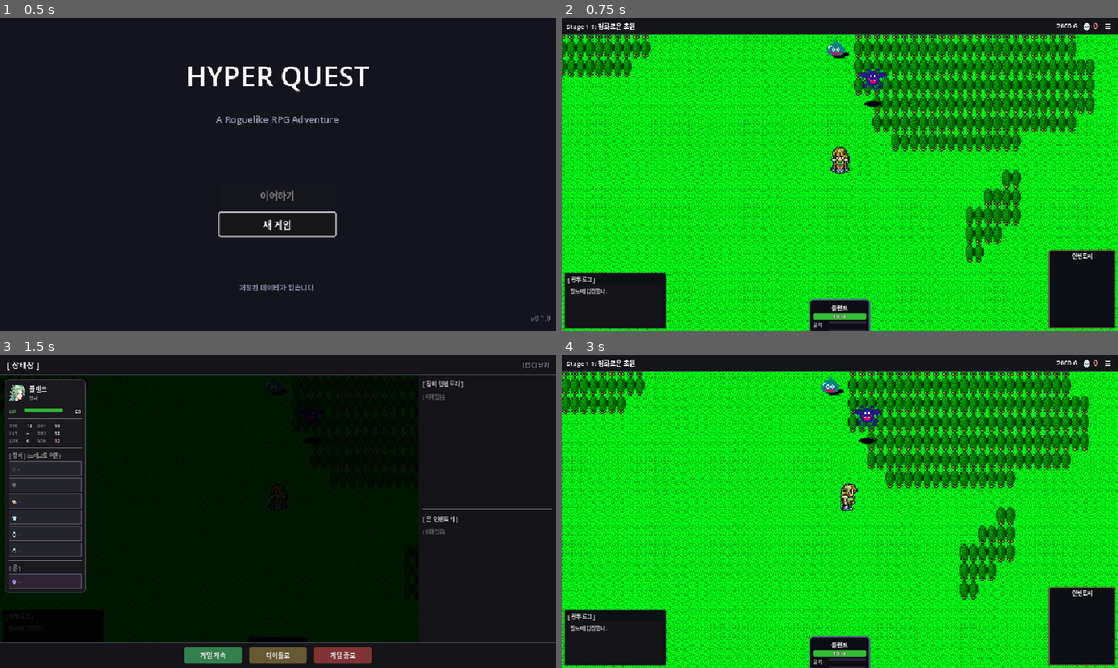
Above: before the commit, frames 1-4 (two rows, left to right).
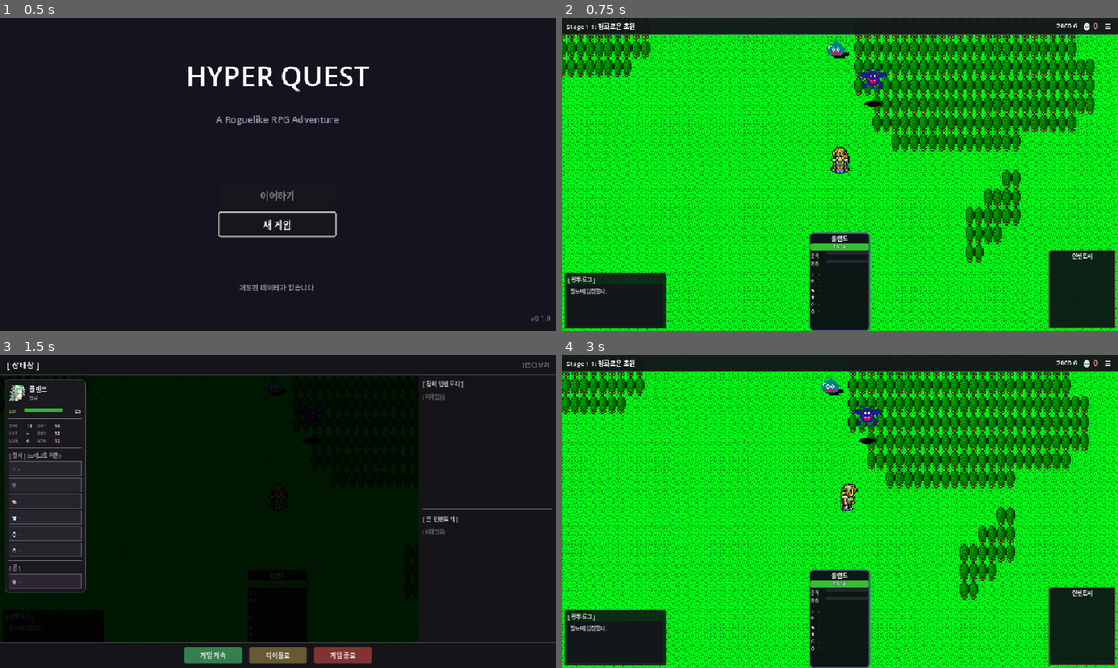
Above: after the commit, the same moments.

Repository: limmmmmmn/Appears-Appears
Game: Godot game, scene res://scenes/main/Main.tscn
Two runs of this game, one before a commit and one after it. Both use one fixed random seed, a clock stepped at 60 frames per second and the inputs below.
Inputs (mouse positions are in pixels of both pictures, inside the frame that each line leads up to):
- Up to frame 1 (0.5 s): no input
- Up to frame 2 (0.75 s): click "새 게임" at 0.5 s
- Up to frame 3 (1.5 s): click "☰" at 1.25 s
- Up to frame 4 (3 s): click "게임 계속" at 2 s; tap Enter at 2.75, 2.85 s; move the mouse to (962, 495) at 2.77 s; hold Right (ui_right) from 2.78 s (still down); click (962, 495) at 2.92 s

Frame 1 is identical in both runs. In frame 2, 3.5% of the frame differs, in the area x 0-88%, y 68-100%; in frame 3, less than 0.1%; in frame 4, 3.5%.

Commit message:
fix: 중복 HUD로 인한 파티 카드 겹침 문제 해결
- Field.gd: 씬에 이미 존재하는 HUD 노드를 재사용하도록 변경
- 기존에는 "CanvasLayer" 노드를 찾았지만, 실제 노드 이름은 "HUD"
- 이로 인해 두 개의 FieldHUD(두 개의 BottomPartyCards)가 생성됨
- BottomPartyCards 간소화 (래퍼/hover 애니메이션 제거)

https://claude.ai/code/session_01HMJ2TZbvfDboco6XHexxSY

Diff:
--- a/scripts/scenes/Field.gd
+++ b/scripts/scenes/Field.gd
@@ -89,14 +89,19 @@
 
 
 func _setup_systems() -> void:
-	# HUD
-	var old_hud = get_node_or_null("CanvasLayer")
-	if old_hud:
-		old_hud.queue_free()
-
-	hud = hud_scene.instantiate() as FieldHUD
-	add_child(hud)
-	hud.menu_pressed.connect(_on_menu_pressed)
+	# HUD - 씬에 이미 존재하는 HUD 노드를 재사용하거나 새로 생성
+	var existing_hud = get_node_or_null("HUD")
+	if existing_hud and existing_hud is FieldHUD:
+		hud = existing_hud as FieldHUD
+	else:
+		# 혹시 다른 이름으로 존재할 경우 제거
+		var old_hud = get_node_or_null("CanvasLayer")
+		if old_hud:
+			old_hud.queue_free()
+		hud = hud_scene.instantiate() as FieldHUD
+		add_child(hud)
+	if not hud.menu_pressed.is_connected(_on_menu_pressed):
+		hud.menu_pressed.connect(_on_menu_pressed)
 
 	# 게임오버 UI
 	game_over_ui = GameOverUI.new()
--- a/scripts/ui/field/BottomPartyCards.gd
+++ b/scripts/ui/field/BottomPartyCards.gd
@@ -1,7 +1,6 @@
 extends Control
 class_name BottomPartyCards
-## 하단 파티 카드 UI - 파티원당 개별 카드
-## 평소에는 상단만 보이고, 마우스 hover시 위로 튀어나옴
+## 하단 파티 카드 UI - 파티원당 개별 카드 (간소화 버전)
 
 const SLOT_ICONS := {"main_hand": "⚔", "off_hand": "🛡", "head": "👒", "body": "👕", "acc1": "💍", "acc2": "💍"}
 const SLOT_ORDER := ["main_hand", "off_hand", "head", "body", "acc1", "acc2"]
@@ -9,9 +8,7 @@
 # 카드 크기
 const CARD_WIDTH := 105
 const CARD_HEIGHT := 170
-const CARD_VISIBLE_HEIGHT := 58  # 평소 보이는 높이 (이름 + HP + 공격바)
 const CARD_SPACING := 6
-const HOVER_OFFSET := 115  # 마우스 hover시 올라가는 높이
 
 # 색상
 const HP_COLOR_HIGH := Color(0.2, 0.75, 0.2)
@@ -24,29 +21,25 @@
 # 씬에서 가져오는 노드
 @onready var cards_container: HBoxContainer = %CardsContainer
 
-# 카드 데이터
+# 카드 데이터 (간소화)
 class HeroCard:
-	var wrapper: Control  # 래퍼 (HBoxContainer 자식, 클리핑용)
-	var panel: PanelContainer  # 실제 카드 패널 (wrapper 자식, 애니메이션 대상)
-	var drop_target: Control  # 드롭 영역
+	var panel: PanelContainer
 	var name_label: Label
 	var hp_bar: ProgressBar
 	var hp_label: Label
 	var atb_section: VBoxContainer
 	var basic_atb_bar: ProgressBar
-	var skill_rows: Dictionary = {}  # skill_id -> {row, bar, label}
+	var skill_rows: Dictionary = {}
 	var equip_section: VBoxContainer
 	var equip_rows: Dictionary = {}
 	var hero_index: int = -1
 	var hero_id: String = ""
-	var is_hovered: bool = false
 
 var hero_cards: Array[HeroCard] = []
 
 
 func _ready() -> void:
 	_connect_signals()
-	# 씬이 완전히 로드된 후 카드 생성
 	call_deferred("_initial_setup")
 
 
@@ -81,7 +74,6 @@
 	## 파티원 수에 맞게 카드 재구성
 	hero_cards.clear()
 
-	# cards_container의 모든 자식 즉시 제거
 	if cards_container:
 		for child in cards_container.get_children():
 			cards_container.remove_child(child)
@@ -89,38 +81,22 @@
 
 	var party: Array = PartyManager.get_party() if PartyManager else []
 
-	# 새 카드 생성
 	for i in range(party.size()):
 		if party[i] == null:
 			continue
 		var card := _create_hero_card(i)
 		hero_cards.append(card)
-		cards_container.add_child(card.wrapper)
+		cards_container.add_child(card.panel)
 
 
 func _create_hero_card(index: int) -> HeroCard:
 	var card := HeroCard.new()
 	card.hero_index = index
 
-	# 래퍼 컨트롤 (HBoxContainer의 자식으로 들어감, 클리핑 담당)
-	card.wrapper = Control.new()
-	card.wrapper.custom_minimum_size = Vector2(CARD_WIDTH, CARD_HEIGHT)
-	card.wrapper.clip_contents = true  # 패널이 래퍼 밖으로 나가면 잘림
-
-	# 메인 패널 (래퍼 안에서 움직임)
+	# 메인 패널 (직접 컨테이너에 추가)
 	card.panel = PanelContainer.new()
 	card.panel.custom_minimum_size = Vector2(CARD_WIDTH, CARD_HEIGHT)
-	card.panel.position.y = HOVER_OFFSET  # 초기 위치: 아래로 내려가 있음
 	_style_card_panel(card.panel)
-	card.wrapper.add_child(card.panel)
-
-	# 드롭 타겟 (전체 카드 영역) + hover 처리
-	card.drop_target = _EquipDropTarget.new()
-	card.drop_target.hero_index = index
-	card.drop_target.cards_ref = self
-	card.drop_target.card_ref = card
-	card.drop_target.set_anchors_preset(Control.PRESET_FULL_RECT)
-	card.panel.add_child(card.drop_target)
 
 	# 내부 VBox
 	var vbox := VBoxContainer.new()
@@ -130,8 +106,7 @@
 	vbox.offset_right = -5
 	vbox.offset_top = 5
 	vbox.offset_bottom = -5
-	vbox.mouse_filter = Control.MOUSE_FILTER_IGNORE
-	card.drop_target.add_child(vbox)
+	card.panel.add_child(vbox)
 
 	# === 이름 ===
 	card.name_label = Label.new()
@@ -139,13 +114,11 @@
 	card.name_label.horizontal_alignment = HORIZONTAL_ALIGNMENT_CENTER
 	card.name_label.add_theme_font_size_override("font_size", 10)
 	card.name_label.add_theme_color_override("font_color", Color(0.95, 0.95, 0.95))
-	card.name_label.mouse_filter = Control.MOUSE_FILTER_IGNORE
 	vbox.add_child(card.name_label)
 
 	# === HP바 ===
 	var hp_container := Control.new()
 	hp_container.custom_minimum_size = Vector2(0, 12)
-	hp_container.mouse_filter = Control.MOUSE_FILTER_IGNORE
 	vbox.add_child(hp_container)
 
 	card.hp_bar = ProgressBar.new()
@@ -153,7 +126,6 @@
 	card.hp_bar.max_value = 100.0
 	card.hp_bar.value = 100.0
 	card.hp_bar.show_percentage = false
-	card.hp_bar.mouse_filter = Control.MOUSE_FILTER_IGNORE
 	_style_hp_bar(card.hp_bar)
 	hp_container.add_child(card.hp_bar)
 
@@ -165,13 +137,11 @@
 	card.hp_label.add_theme_color_override("font_color", Color.WHITE)
 	card.hp_label.add_theme_color_override("font_outline_color", Color.BLACK)
 	card.hp_label.add_theme_constant_override("outline_size", 2)
-	card.hp_label.mouse_filter = Control.MOUSE_FILTER_IGNORE
 	hp_container.add_child(card.hp_label)
 
 	# === ATB 섹션 ===
 	card.atb_section = VBoxContainer.new()
 	card.atb_section.add_theme_constant_override("separation", 1)
-	card.atb_section.mouse_filter = Control.MOUSE_FILTER_IGNORE
 	vbox.add_child(card.atb_section)
 
 	# 기본 공격 ATB
@@ -182,13 +152,11 @@
 	# === 구분선 ===
 	var sep := HSeparator.new()
 	sep.add_theme_constant_override("separation", 2)
-	sep.mouse_filter = Control.MOUSE_FILTER_IGNORE
 	vbox.add_child(sep)
 
 	# === 장비 섹션 ===
 	card.equip_section = VBoxContainer.new()
 	card.equip_section.add_theme_constant_override("separation", 0)
-	card.equip_section.mouse_filter = Control.MOUSE_FILTER_IGNORE
 	vbox.add_child(card.equip_section)
 
 	for slot_name in SLOT_ORDER:
@@ -217,7 +185,6 @@
 func _create_atb_row(label_text: String) -> HBoxContainer:
 	var row := HBoxContainer.new()
 	row.add_theme_constant_override("separation", 3)
-	row.mouse_filter = Control.MOUSE_FILTER_IGNORE
 
 	var label := Label.new()
 	label.name = "Label"
@@ -225,7 +192,6 @@
 	label.add_theme_font_size_override("font_size", 8)
 	label.add_theme_color_override("font_color", Color(0.7, 0.7, 0.7))
 	label.custom_minimum_size.x = 24
-	label.mouse_filter = Control.MOUSE_FILTER_IGNORE
 	row.add_child(label)
 
 	var bar := ProgressBar.new()
@@ -235,7 +201,6 @@
 	bar.max_value = 100.0
 	bar.value = 0.0
 	bar.show_percentage = false
-	bar.mouse_filter = Control.MOUSE_FILTER_IGNORE
 	_style_atb_bar(bar, false)
 	row.add_child(bar)
 
@@ -245,7 +210,6 @@
 func _create_equip_row(slot_name: String) -> HBoxContainer:
 	var row := HBoxContainer.new()
 	row.add_theme_constant_override("separation", 2)
-	row.mouse_filter = Control.MOUSE_FILTER_IGNORE
 
 	var icon_lbl := Label.new()
 	icon_lbl.name = "Icon"
@@ -253,7 +217,6 @@
 	icon_lbl.add_theme_font_size_override("font_size", 8)
 	icon_lbl.add_theme_color_override("font_color", Color(0.5, 0.5, 0.5))
 	icon_lbl.custom_minimum_size.x = 12
-	icon_lbl.mouse_filter = Control.MOUSE_FILTER_IGNORE
 	row.add_child(icon_lbl)
 
 	var name_lbl := Label.new()
@@ -263,7 +226,6 @@
 	name_lbl.add_theme_color_override("font_color", Color(0.5, 0.5, 0.5))
 	name_lbl.size_flags_horizontal = Control.SIZE_EXPAND_FILL
 	name_lbl.text_overrun_behavior = TextServer.OVERRUN_TRIM_ELLIPSIS
-	name_lbl.mouse_filter = Control.MOUSE_FILTER_IGNORE
 	row.add_child(name_lbl)
 
 	return row
@@ -323,36 +285,9 @@
 	bar.add_theme_stylebox_override("fill", fill)
 
 
-#region Hover 애니메이션
-func _on_card_mouse_entered(card: HeroCard) -> void:
-	if card.is_hovered:
-		return
-	card.is_hovered = true
-
-	var tween := create_tween()
-	tween.set_ease(Tween.EASE_OUT)
-	tween.set_trans(Tween.TRANS_BACK)
-	# 래퍼 안에서 패널을 위로 올림 (HOVER_OFFSET -> 0)
-	tween.tween_property(card.panel, "position:y", 0.0, 0.2)
-
-
-func _on_card_mouse_exited(card: HeroCard) -> void:
-	if not card.is_hovered:
-		return
-	card.is_hovered = false
-
-	var tween := create_tween()
-	tween.set_ease(Tween.EASE_OUT)
-	tween.set_trans(Tween.TRANS_QUAD)
-	# 래퍼 안에서 패널을 아래로 내림 (0 -> HOVER_OFFSET)
-	tween.tween_property(card.panel, "position:y", float(HOVER_OFFSET), 0.15)
-#endregion
-
-
 func update_display() -> void:
 	var party: Array = PartyManager.get_party() if PartyManager else []
 
-	# 카드 수와 파티원 수가 다르면 재구성
 	if hero_cards.size() != party.size():
 		_rebuild_cards()
 		return
@@ -365,20 +300,15 @@
 		var hero: Hero = party[i]
 		card.hero_id = hero.id
 
-		# 이름 업데이트
 		card.name_label.text = hero.hero_name
 
-		# HP 업데이트
 		var max_hp := hero.get_max_hp()
 		var hp_percent: float = float(hero.current_hp) / float(max_hp) if max_hp > 0 else 1.0
 		card.hp_bar.value = hp_percent * 100.0
 		card.hp_label.text = "%d/%d" % [hero.current_hp, max_hp]
 		_update_hp_bar_color(card, hp_percent)
 
-		# 장비 목록 업데이트
 		_update_equip_list(card, hero)
-
-		# 스킬 ATB 바들 업데이트
 		_update_skill_atb_bars(card, hero)
 
 
@@ -426,10 +356,8 @@
 
 
 func _update_skill_atb_bars(card: HeroCard, hero: Hero) -> void:
-	## 스킬 쿨다운 바 생성/업데이트
 	var skills: Array = hero.get_available_skills()
 
-	# 기존에 없는 스킬 행 추가
 	for skill_id in skills:
 		if skill_id == "basic_attack":
 			continue
@@ -446,7 +374,6 @@
 				"label": row.get_node("Label")
 			}
 
-	# 더 이상 없는 스킬 행 제거
 	var to_remove: Array = []
 	for skill_id in card.skill_rows.keys():
 		if skill_id not in skills:
@@ -461,7 +388,6 @@
 func _create_cooldown_row(label_text: String) -> HBoxContainer:
 	var row := HBoxContainer.new()
 	row.add_theme_constant_override("separation", 3)
-	row.mouse_filter = Control.MOUSE_FILTER_IGNORE
 
 	var label := Label.new()
 	label.name = "Label"
@@ -469,7 +395,6 @@
 	label.add_theme_font_size_override("font_size", 8)
 	label.add_theme_color_override("font_color", Color(0.8, 0.7, 0.5))
 	label.custom_minimum_size.x = 24
-	label.mouse_filter = Control.MOUSE_FILTER_IGNORE
 	row.add_child(label)
 
 	var bar := ProgressBar.new()
@@ -479,7 +404,6 @@
 	bar.max_value = 100.0
 	bar.value = 0.0
 	bar.show_percentage = false
-	bar.mouse_filter = Control.MOUSE_FILTER_IGNORE
 	_style_cooldown_bar(bar, true)
 	row.add_child(bar)
 
@@ -496,12 +420,10 @@
 		var card := hero_cards[i]
 		var hero: Hero = party[i]
 
-		# 기본 공격 ATB 업데이트
 		var atb_percent: float = ATBManager.get_hero_atb_percent(hero.id) if ATBManager else 0.0
 		card.basic_atb_bar.value = atb_percent * 100.0
 		_style_atb_bar(card.basic_atb_bar, atb_percent >= 1.0)
 
-		# 스킬 쿨다운 업데이트
 		for skill_id in card.skill_rows.keys():
 			var row_data: Dictionary = card.skill_rows[skill_id]
 			var bar: ProgressBar = row_data["bar"]
@@ -522,136 +444,3 @@
 		"epic": return Color(1.0, 0.5, 0.2)
 		"legendary": return Color(1.0, 0.8, 0.2)
 	return Color.WHITE
-
-
-#region 장비 드래그 앤 드롭
-func _on_equipment_dropped(hero_index: int, item_id: String) -> void:
-	## 장비가 드롭되었을 때 호출
-	var party: Array = PartyManager.get_party() if PartyManager else []
-	if hero_index < 0 or hero_index >= party.size():
-		return
-
-	var hero: Hero = party[hero_index]
-	if hero == null:
-		return
-
-	# 장비 가능 여부 확인
-	if not hero.can_equip(item_id):
-		_show_equip_fail_feedback(hero_index)
-		return
-
-	# 장비 장착 시도
-	var item_data: Dictionary = DataManager.get_equipment(item_id)
-	var item_slot: String = item_data.get("slot", "")
-
-	# 악세사리 슬롯 처리
-	var target_slot: String = item_slot
-	if item_slot in ["accessory", "acc", "acc1", "acc2"]:
-		if hero.equipment.get("acc1", "").is_empty():
-			target_slot = "acc1"
-		elif hero.equipment.get("acc2", "").is_empty():
-			target_slot = "acc2"
-		else:
-			target_slot = "acc1"
-
-	if InventoryManager.equip_item(hero, item_id, target_slot):
-		_show_equip_success_feedback(hero_index)
-		update_display()
-		equipment_dropped.emit(hero_index, item_id)
-	else:
-		_show_equip_fail_feedback(hero_index)
-
-
-func _show_equip_success_feedback(hero_index: int) -> void:
-	if hero_index < 0 or hero_index >= hero_cards.size():
-		return
-	var card := hero_cards[hero_index]
-	if not card.name_label:
-		return
-
-	var tween := create_tween()
-	tween.tween_property(card.name_label, "modulate", Color(0.5, 1.0, 0.5), 0.1)
-	tween.tween_property(card.name_label, "modulate", Color.WHITE, 0.15)
-
-
-func _show_equip_fail_feedback(hero_index: int) -> void:
-	if hero_index < 0 or hero_index >= hero_cards.size():
-		return
-	var card := hero_cards[hero_index]
-	if not card.name_label:
-		return
-
-	var tween := create_tween()
-	tween.tween_property(card.name_label, "modulate", Color(1.0, 0.3, 0.3), 0.1)
-	tween.tween_property(card.name_label, "modulate", Color.WHITE, 0.15)
-
-
-## 드롭 타겟 컨트롤 + hover 처리
-class _EquipDropTarget extends Control:
-	var hero_index: int = -1
-	var cards_ref: BottomPartyCards = null
-	var card_ref: HeroCard = null
-	var highlight: ColorRect = null
-
-	func _ready() -> void:
-		mouse_filter = Control.MOUSE_FILTER_PASS
-		mouse_entered.connect(_on_mouse_entered)
-		mouse_exited.connect(_on_mouse_exited)
-
-		highlight = ColorRect.new()
-		highlight.set_anchors_preset(Control.PRESET_FULL_RECT)
-		highlight.color = Color(0.3, 0.8, 0.3, 0.3)
-		highlight.visible = false
-		highlight.mouse_filter = Control.MOUSE_FILTER_IGNORE
-		add_child(highlight)
-
-	func _on_mouse_entered() -> void:
-		if cards_ref and card_ref:
-			cards_ref._on_card_mouse_entered(card_ref)
-
-	func _on_mouse_exited() -> void:
-		if cards_ref and card_ref:
-			cards_ref._on_card_mouse_exited(card_ref)
-
-	func _can_drop_data(_pos: Vector2, data: Variant) -> bool:
-		if not data is Dictionary:
-			return false
-		if data.get("type") != "equipment":
-			return false
-
-		var party: Array = PartyManager.get_party() if PartyManager else []
-		if hero_index < 0 or hero_index >= party.size():
-			return false
-
-		var hero: Hero = party[hero_index]
-		if hero == null:
-			return false
-
-		var item_id: String = data.get("item_id", "")
-		var can_equip: bool = hero.can_equip(item_id)
-
-		if highlight:
-			highlight.visible = true
-			highlight.color = Color(0.3, 0.8, 0.3, 0.3) if can_equip else Color(0.8, 0.3, 0.3, 0.3)
-
-		return can_equip
-
-	func _drop_data(_pos: Vector2, data: Variant) -> void:
-		if highlight:
-			highlight.visible = false
-
-		if not data is Dictionary:
-			return
-
-		var item_id: String = data.get("item_id", "")
-		if item_id.is_empty():
-			return
-
-		if cards_ref:
-			cards_ref._on_equipment_dropped(hero_index, item_id)
-
-	func _notification(what: int) -> void:
-		if what == NOTIFICATION_DRAG_END:
-			if highlight:
-				highlight.visible = false
-#endregion
